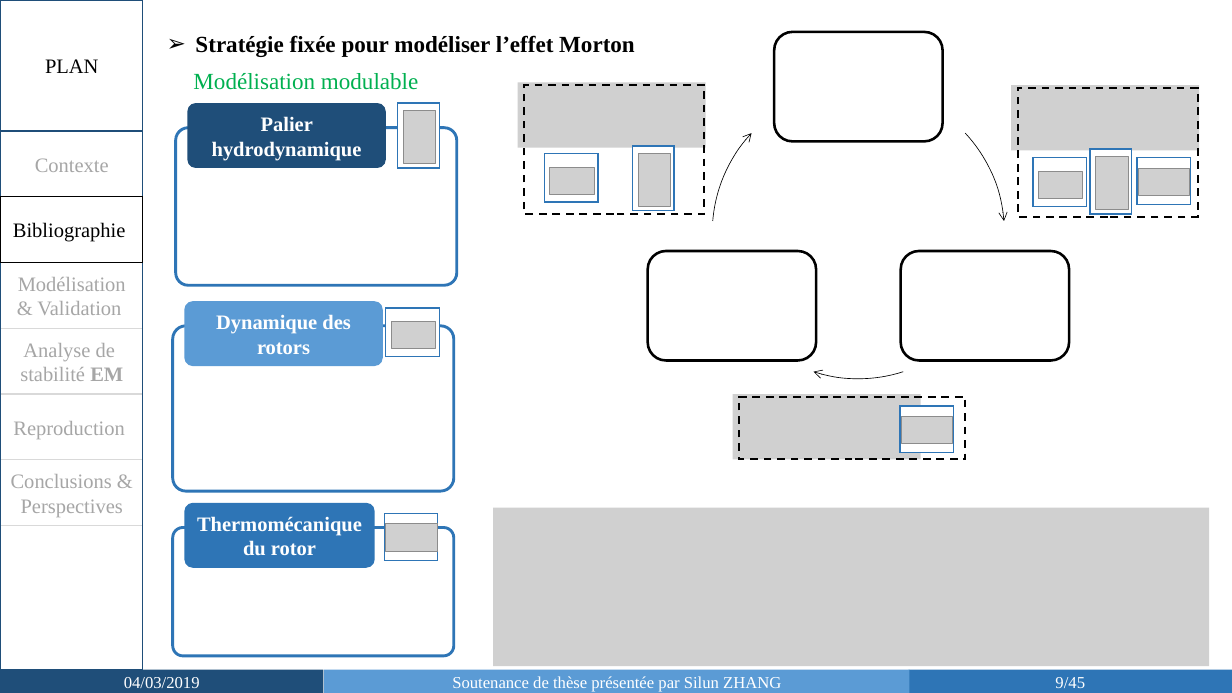
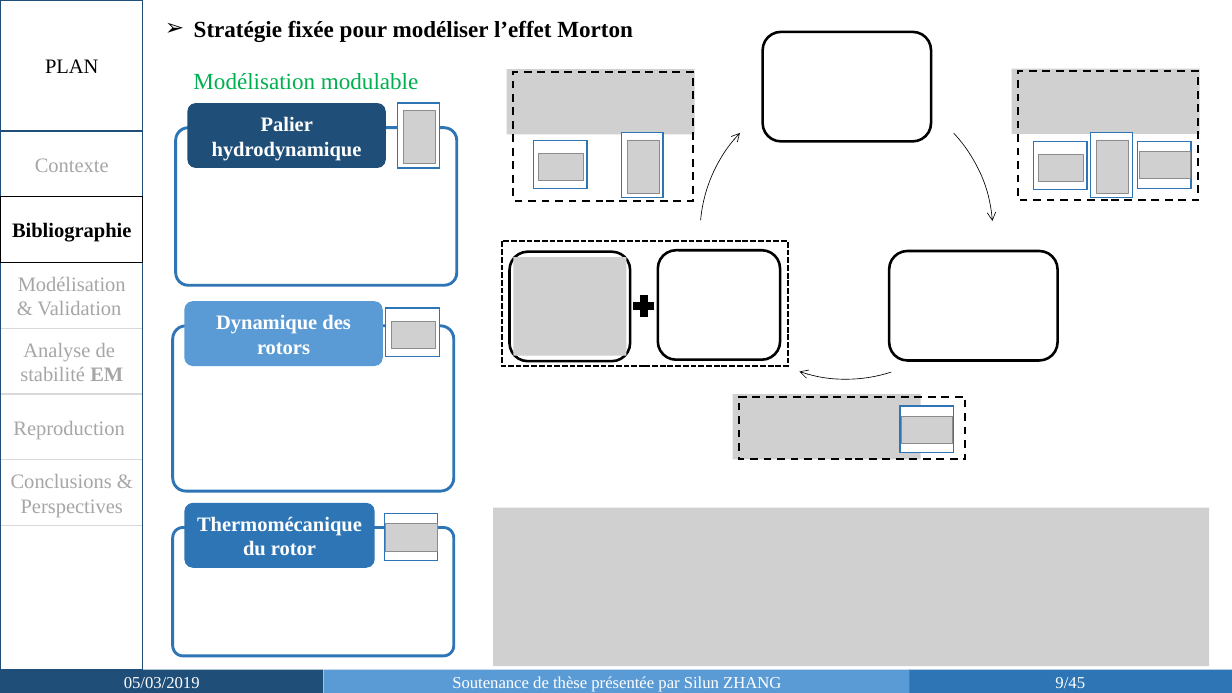
Before and after one commit to SilunZ/SoutenanceThese, a slide deck: slide 9 of Soutenance_Silun ZHANG-slides.pptx. Drawn at 1232x693 pixels with LibreOffice and Linux fonts; fonts in the diff are those of the drawing; grey boxes stand for pictures. Boxes give left, top, right and bottom in pixels: in the first picture for what was removed or moved away, otherwise in the second. Text is boxed around its words. In the diff, an @@ line names an element or a change of style, - is before the commit and + after.

```diff
--- a/Soutenance_Silun ZHANG-slides.pptx
+++ b/Soutenance_Silun ZHANG-slides.pptx
@@ rounded rectangle moved from (x1=775, y1=32, x2=943, y2=141) to (x1=762, y1=32, x2=931, y2=141) @@
@@ 3 freeform shapes, 1 rounded rectangle moved together from (x1=713, y1=87, x2=1069, y2=379) to (x1=701, y1=87, x2=1057, y2=379) @@
@@ 4 pictures, 4 rectangles, 1 text moved together from (x1=195, y1=35, x2=1200, y2=216) to (x1=194, y1=20, x2=1201, y2=200) @@
@@ 3 pictures, 3 rectangles moved together from (x1=518, y1=82, x2=706, y2=213) to (x1=506, y1=69, x2=695, y2=201) @@
@@ rectangle "Bibliographie" at (x1=1, y1=197, x2=143, y2=262): bold on @@
@@ rectangle added at (x1=502, y1=241, x2=788, y2=366), outline #000000 1.5 pt dashed @@
@@ rounded rectangle added at (x1=509, y1=251, x2=630, y2=360), fill #FFFFFF, outline #000000 2 pt @@
@@ picture added at (x1=514, y1=257, x2=627, y2=356) @@
@@ rounded rectangle resized from (x1=648, y1=251, x2=816, y2=360) to (x1=658, y1=250, x2=780, y2=360) @@
@@ plus sign added at (x1=630, y1=293, x2=657, y2=320), fill #000000, outline #000000 1 pt @@
@@ text in rectangle at (x1=124, y1=677, x2=200, y2=688): text changed @@
-04/03/2019
+05/03/2019
```
Also in this commit, not shown: 19 other slides changed, 5 slides added, 2 other files.
